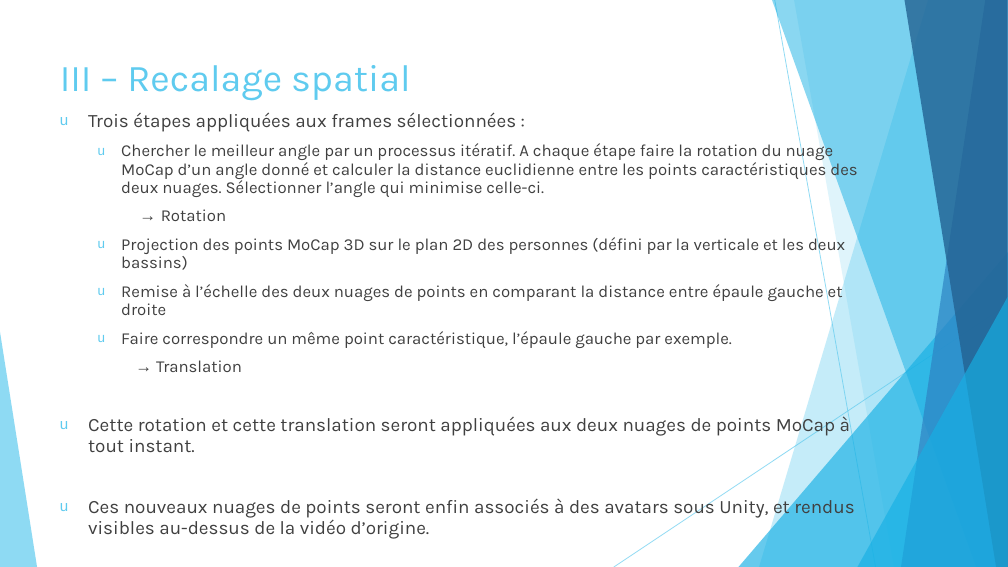
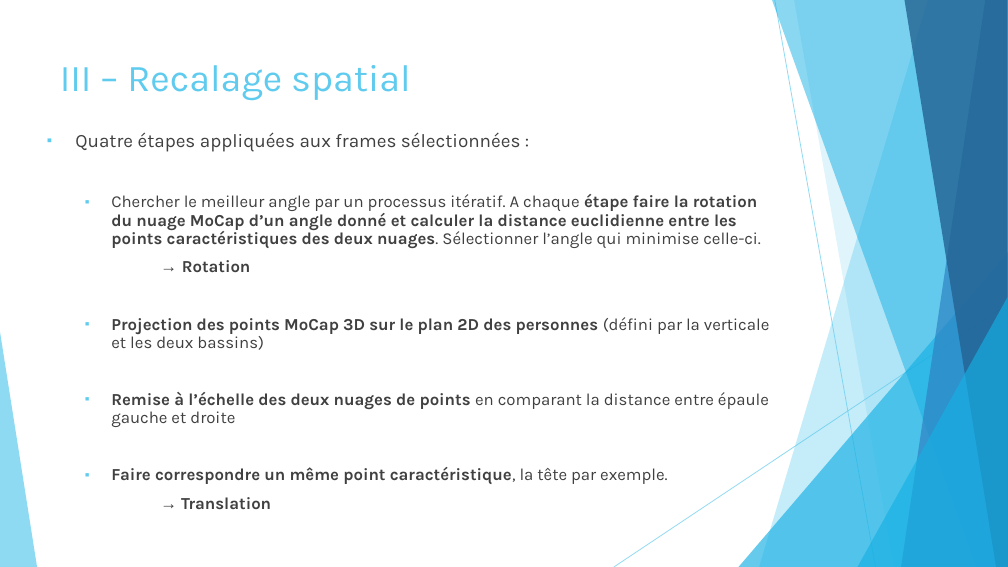
Before and after one commit to marc921/GesteIA, a slide deck: slide 9 of Présentation.pptx. Drawn at 1008x567 pixels with LibreOffice and Linux fonts; fonts in the diff are those of the drawing. Boxes give left, top, right and bottom in pixels: in the first picture for what was removed or moved away, otherwise in the second. Text is boxed around its words. In the diff, an @@ line names an element or a change of style, - is before the commit and + after.

Commit message:
Update slides

```diff
--- a/Présentation.pptx
+++ b/Présentation.pptx
@@ text "Quatre étapes appliquées aux frames ...": place and size @@
-text "Quatre étapes appliquées aux frames ..." at [88,112,857,539]
+text "Quatre étapes appliquées aux frames ..." at [75,132,769,509]
@@ text at [75,132,521,152]: text changed @@
-u Trois étapes appliquées aux frames sélectionnées :
+▪ Quatre étapes appliquées aux frames sélectionnées :
@@ text at [111,194,769,509]: bold on in "étape faire la rotation du nuage MoCap ...", "Rotation", "Projection des points MoCap 3D sur le ...", "Remise à l’échelle des deux nuages de ..." and 1 more places; bullet u to ▪; indent changed @@
@@ text at [88,414,854,539]: paragraphs removed @@
-u Cette rotation et cette translation seront appliquées aux deux nuages de points MoCap à tout instant.
-u Ces nouveaux nuages de points seront enfin associés à des avatars sous Unity, et rendus visibles au-dessus de la vidéo d’origine.
@@ text at [111,467,667,484]: text changed; bold on @@
-  u Faire correspondre un même point caractéristique, l’épaule gauche par exemple.
+  ▪ Faire correspondre un même point caractéristique, la tête par exemple.
```
Also in this commit, not shown: 7 other slides changed, 3 slides added.
